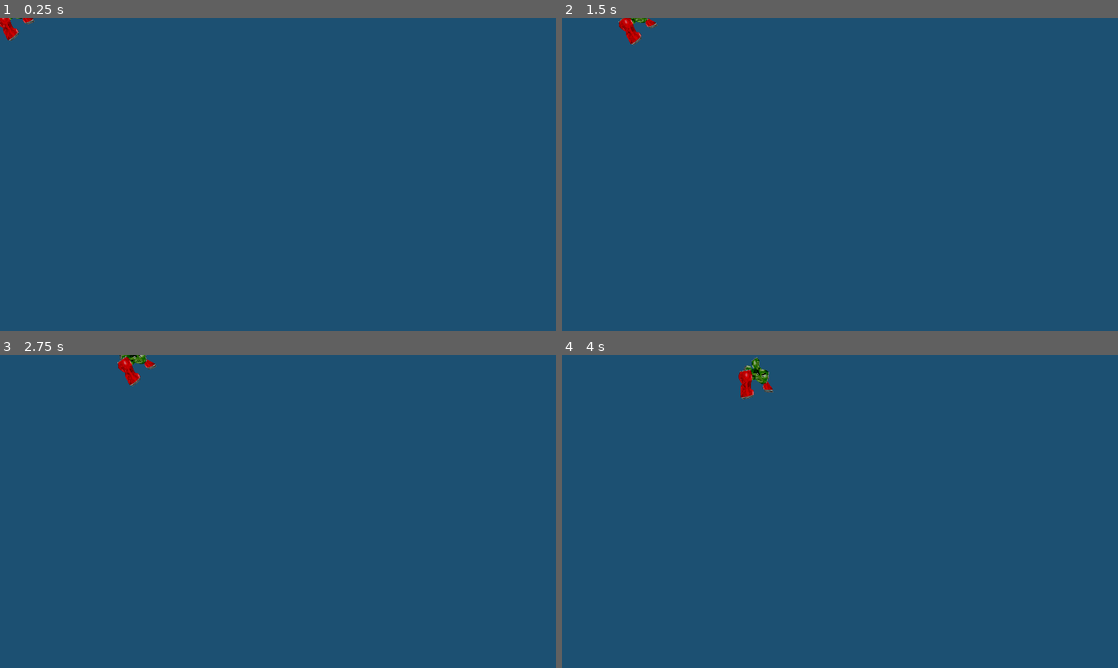
Above: before the commit, frames 1-4 (two rows, left to right).
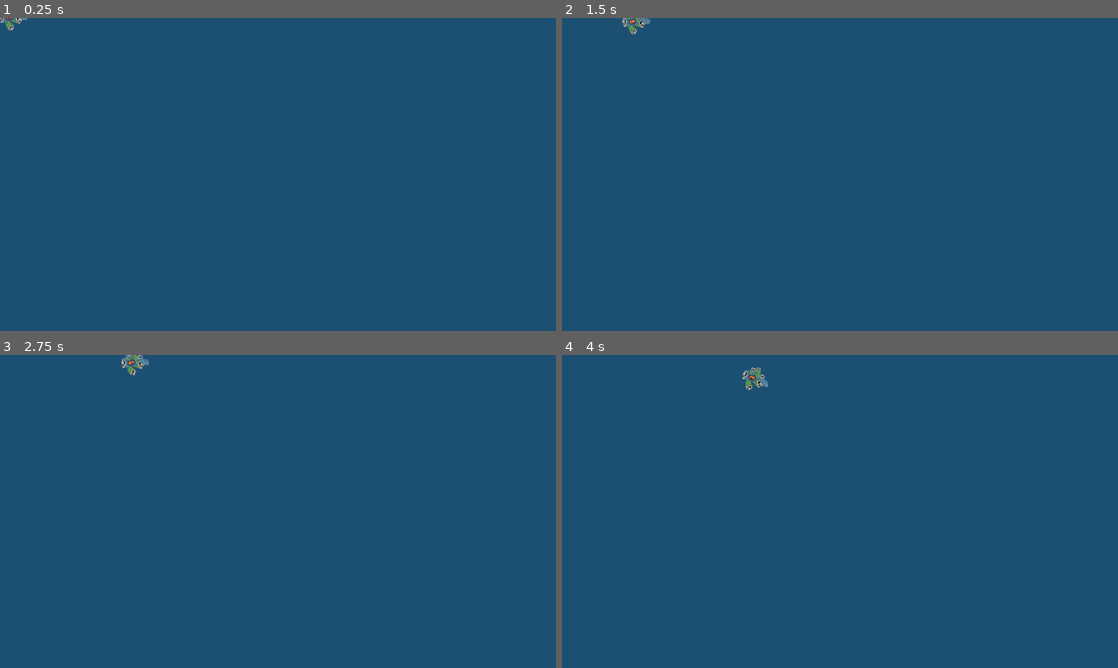
Above: after the commit, the same moments.

Repository: RobinRenggli/godotwildjam41
Game: Godot game, scene res://Enemies/BasicEnemy.tscn
Same seed, same stepped clock (60 frames per second), same inputs: the game is played once before the commit and once after it. This scene is started directly instead of the project's main scene. Sound files missing from this copy of the repository are replaced by a short silence.
Inputs (mouse positions are in pixels of both pictures, inside the frame that each line leads up to):
- Up to frame 1 (0.25 s): no input
- Up to frame 2 (1.5 s): move the mouse to (962, 158) at 0.52 s; click (962, 158) at 0.67 s; move the mouse to (728, 190) at 1.27 s; click (728, 190) at 1.42 s
- Up to frame 3 (2.75 s): move the mouse to (333, 442) at 2.02 s; click (333, 442) at 2.17 s
- Up to frame 4 (4 s): move the mouse to (812, 574) at 2.77 s; click (812, 574) at 2.92 s; move the mouse to (1006, 558) at 3.52 s; click (1006, 558) at 3.67 s

The runs differ from the first frame. In frame 1, 0.2% of the frame differs, in the area x 0-7%, y 0-8%; in frame 2, 0.3%; in frame 3, 0.4%; in frame 4, 0.5%, in the area x 31-38%, y 0-15%.

Commit message:
changed can enemy

Diff:
--- a/GodotProjectFolder/Enemies/BasicEnemy.tscn
+++ b/GodotProjectFolder/Enemies/BasicEnemy.tscn
@@ -1,17 +1,17 @@
 [gd_scene load_steps=3 format=2]
 
 [ext_resource path="res://Enemies/Enemy.tscn" type="PackedScene" id=1]
-[ext_resource path="res://Enemies/Can man 2@0.5x.png" type="Texture" id=2]
+[ext_resource path="res://Enemies/CanEnemy.png" type="Texture" id=2]
 
 [node name="Enemy" instance=ExtResource( 1 )]
 type = "basic"
 
 [node name="CollisionPolygon2D" type="CollisionPolygon2D" parent="Body" index="0"]
-polygon = PoolVector2Array( -16, -38, -3, -25, 16, -27, 23, -9, 42, 1, 29, 9, 18, -1, 3, -1, -4, 3, 15, 28, 0, 42, -32, 0, -26, -15, -16, -19, -23, -28 )
+polygon = PoolVector2Array( -1, -24, 5, -15, 11, -17, 27, -7, 26, 1, 18, 2, 15, 8, -2, 22, -20, 9, -23, -6, -15, -18 )
 
 [node name="Sprite" parent="." index="3"]
 scale = Vector2( 0.2, 0.2 )
 texture = ExtResource( 2 )
 
-[node name="CollisionPolygon2D" type="CollisionPolygon2D" parent="." index="4"]
-polygon = PoolVector2Array( -16, -38, -3, -25, 16, -27, 23, -9, 42, 1, 29, 9, 18, -1, 3, -1, -4, 3, 15, 28, 0, 42, -32, 0, -26, -15, -16, -19, -23, -28 )
+[node name="CollisionPolygon2D" type="CollisionPolygon2D" parent="." index="6"]
+polygon = PoolVector2Array( -1, -24, 5, -15, 11, -17, 27, -7, 26, 1, 18, 2, 15, 8, -2, 22, -20, 9, -23, -6, -15, -18 )
--- a/GodotProjectFolder/Globals/EnemyInfo.gd
+++ b/GodotProjectFolder/Globals/EnemyInfo.gd
@@ -21,6 +21,6 @@
 	},
 }
 var multiplier_map = {
-	"basic": 1,
+	"basic": 0.4,
 	"barrel": 0.5,
 }
--- a/GodotProjectFolder/UtilNodes/EnemySpawner.gd
+++ b/GodotProjectFolder/UtilNodes/EnemySpawner.gd
@@ -2,13 +2,13 @@
 
 var waves = [
 	{
-		"basic": 2
+		"basic": 3
 	},
 	{
 		"barrel": 1
 	},
 	{
-		"basic": 2,
+		"basic": 1,
 		"barrel": 1,
 	}
 ]
@@ -26,7 +26,7 @@
 	var index = Random.randi_range(0, min(Overviewer.wave, waves.size() - 1))
 	var wave = waves[index]
 	for key in wave.keys():
-		for i in range(max(wave[key], floor(wave[key] + EnemyInfo.multiplier_map[key] * (Overviewer.wave - index)))):
+		for i in range(wave[key] + floor(wave[key] * EnemyInfo.multiplier_map[key] * (Overviewer.wave - index))):
 			spawn_enemy(key)
 			t.start()
 			yield(t, "timeout")
Binary file removed: GodotProjectFolder/Enemies/Can man 2@0.5x.png
Binary file added: GodotProjectFolder/Enemies/CanEnemy.png
Not shown, changed: GodotProjectFolder/Enemies/CanEnemy.png.import
Binary file removed: GodotProjectFolder/Enemies/Clownfish.png
Not shown, removed: GodotProjectFolder/Enemies/Clownfish.png.import
